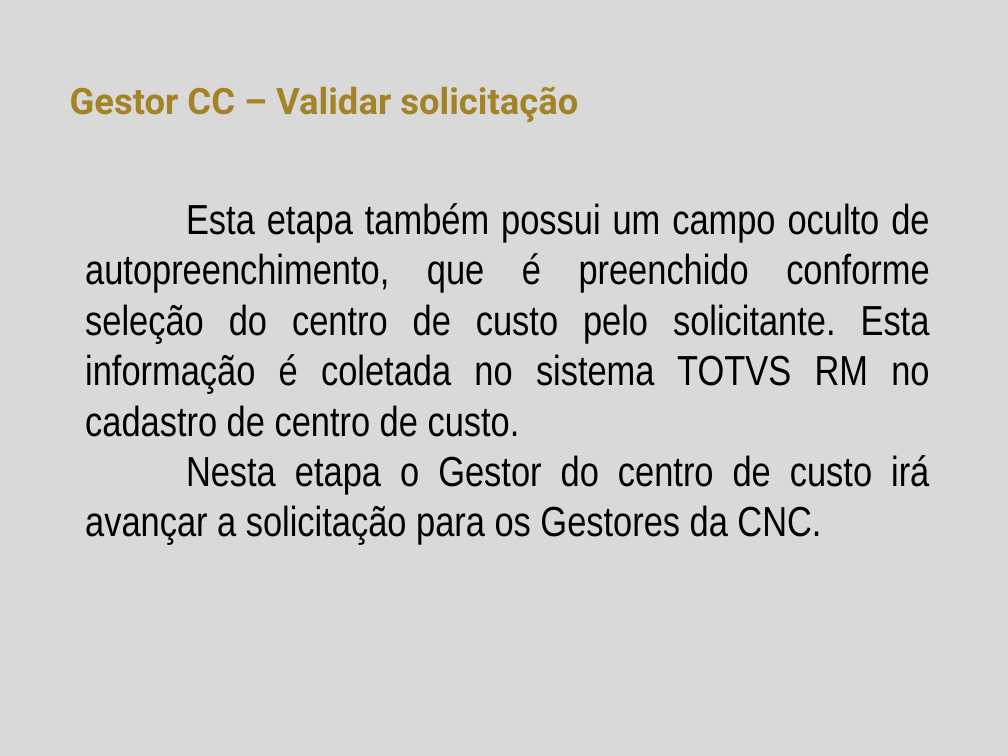
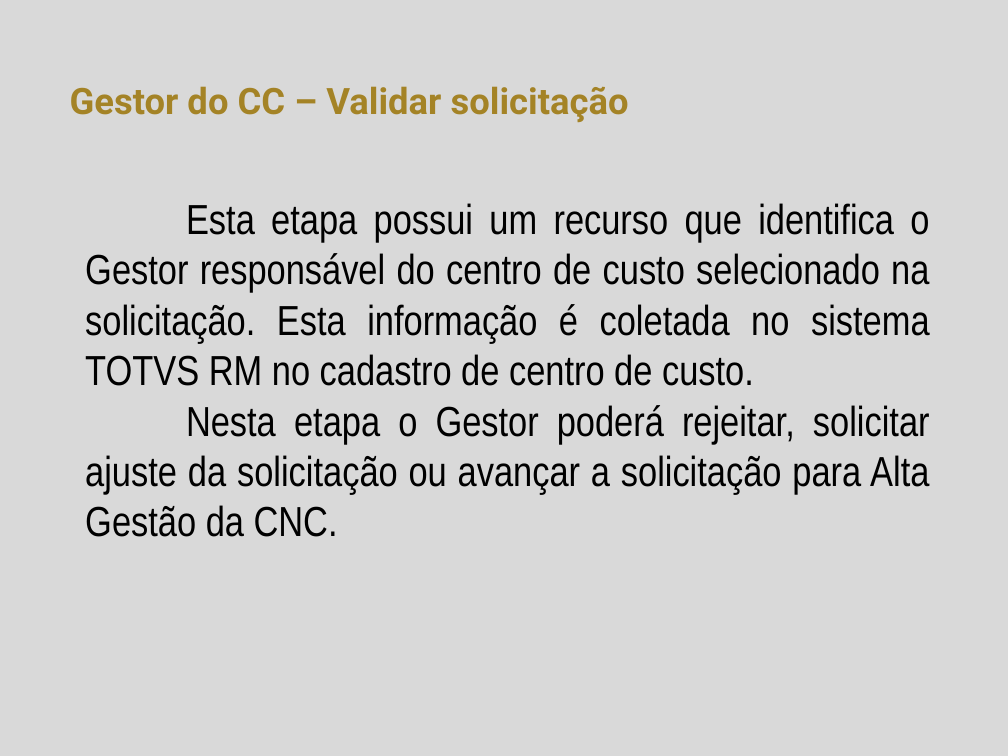
Before and after one commit to herickfreitas/Fluig_RM_MovMovimentoTBCData, a slide deck: slide 6 of Reembolso de despesas.pptx. Drawn at 1008x756 pixels with LibreOffice and Linux fonts; fonts in the diff are those of the drawing; background and template pictures are left out. Boxes give left, top, right and bottom in pixels: in the first picture for what was removed or moved away, otherwise in the second. Text is boxed around its words. In the diff, an @@ line names an element or a change of style, - is before the commit and + after.

Commit message:
Implementando devolução para ajustes

```diff
--- a/Reembolso de despesas.pptx
+++ b/Reembolso de despesas.pptx
@@ title at <box>70,86,629,123</box>: text changed @@
-Gestor CC – Validar solicitação
+Gestor do CC – Validar solicitação
@@ text at <box>85,203,930,537</box>: text changed @@
-Esta etapa também possui um campo oculto de autopreenchimento, que é preenchido conforme seleção do centro de custo pelo solicitante. Esta informação é coletada no sistema TOTVS RM no cadastro de centro de custo.
-Nesta etapa o Gestor do centro de custo irá avançar a solicitação para os Gestores da CNC.
+Esta etapa possui um recurso que identifica o Gestor responsável do centro de custo selecionado na solicitação. Esta informação é coletada no sistema TOTVS RM no cadastro de centro de custo.
+Nesta etapa o Gestor poderá rejeitar, solicitar ajuste da solicitação ou avançar a solicitação para Alta Gestão da CNC.
```
Also in this commit, not shown: 5 other slides changed, 6 other files.
